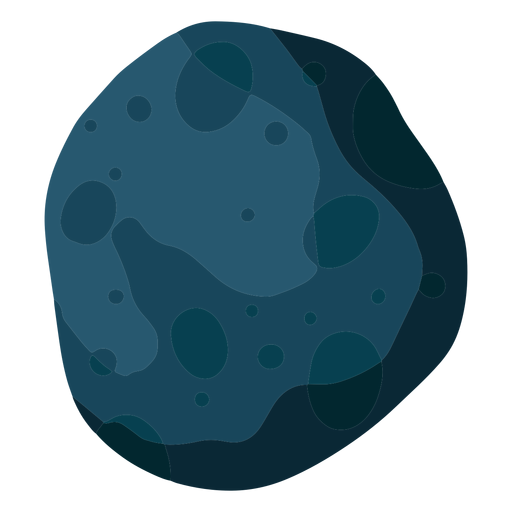
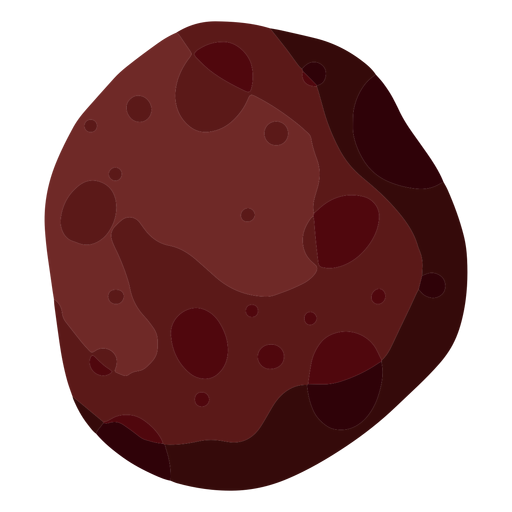
Layer changes from the first 512 × 512 image to the second:
pixels changed over [44, 21, 468, 491] (layer not identified)
